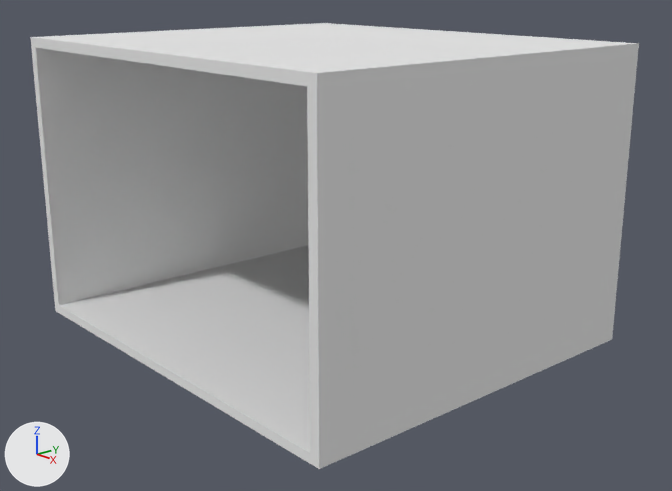
The Blender file Assets/Models/room1old.blend: old version first, new version second.
Camera for both pictures: a 50 mm lens placed at (11.39, -9.66, 5.84), pointed at (0.33, 0.01, 1.48). Every picture has the same lights, and +X, +Y and +Z are marked at lower left.
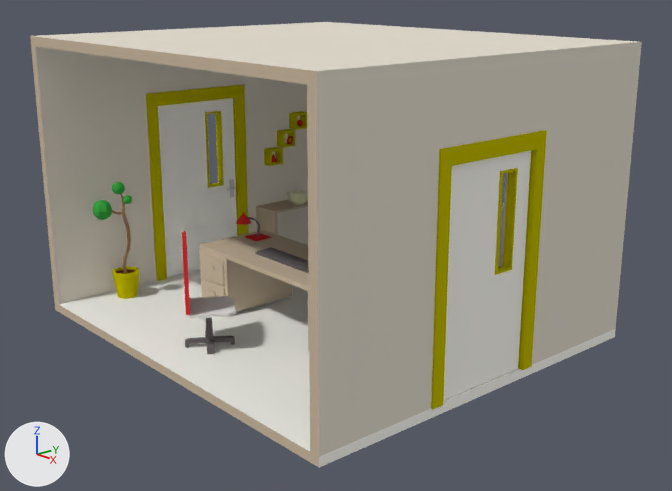
What changed in the scene script:
```text
Add mat_dark_wall:
    mat_dark_wall = diffuse_material('dark wall')
    mat_dark_wall.base_color = (0.597, 0.485, 0.356)  # beige #cbb9a1
Change me_cube:
    remove me_cube.from_pydata(...)  # 48 vertices, 49 faces; spans x -3.64..3.64, y -3.15..3.15, z 0.0..4.77
    add me_cube.from_pydata(...)  # 7077 vertices, 7342 faces; spans x -3.67..3.67, y -3.15..3.23, z 0.0..4.77
    me_cube part 1: 16 vertices removed from x -3.64..3.64, y 3.15, z 0.0..4.77; 7045 vertices added at x -3.67..3.67, y -3.15..3.23, z 0.0..4.77
    me_cube part 2: 4 faces spanning x -3.64..3.64, y -3.15, z 0.0..4.77 switch from mat_material (white #e7e7e7) to mat_dark_wall (beige #cbb9a1)
    add me_cube.materials.append(mat_walls)  # white #e5ded0
    add me_cube.materials.append(mat_ywllow)  # yellow #c3bc00
    add me_cube.materials.append(mat_floor)  # white #fefdf6
    add me_cube.materials.append(mat_metal)  # light grey #d6d6d6
    add me_cube.materials.append(mat_red)  # red #d92f32
    add me_cube.materials.append(mat_material_001)  # cyan #93d2da
    add me_cube.materials.append(mat_material_002)  # black #2c2b27
    add me_cube.materials.append(mat_material_003)  # grey #8f8e88
    add me_cube.materials.append(mat_material_004)  # dark red #50271d
    add me_cube.materials.append(mat_material_005)  # brown #a38059
    add me_cube.materials.append(mat_material_006)  # green #3cac45
    add me_cube.materials.append(mat_09___default_001)  # dark grey #6d6666
    add me_cube.materials.append(mat_15___default_001)  # red #d92f32
    add me_cube.materials.append(mat_14___default_001)  # white #f4f0ed
    add me_cube.materials.append(mat_09___default2_001)  # beige #cbb9a1
    add me_cube.materials.append(mat_material_007)  # beige #e5e7be
Change ob_cube:
    ob_cube.location: (0.0, 0.0, 0.0) -> (0.0, 0.0, 0.02)
```

What differs and where, as boxes (x1, y1, x2, y2) in the pictures (672 x 491 px):
'Cube', reshaped, moved: before (30, 23, 639, 469); after (30, 22, 642, 467)
part 1 of me_cube, built on: before (321, 23, 639, 342); after (31, 22, 642, 467)
part 2 of me_cube, recoloured (grey to beige): (30, 37, 319, 467) in both
